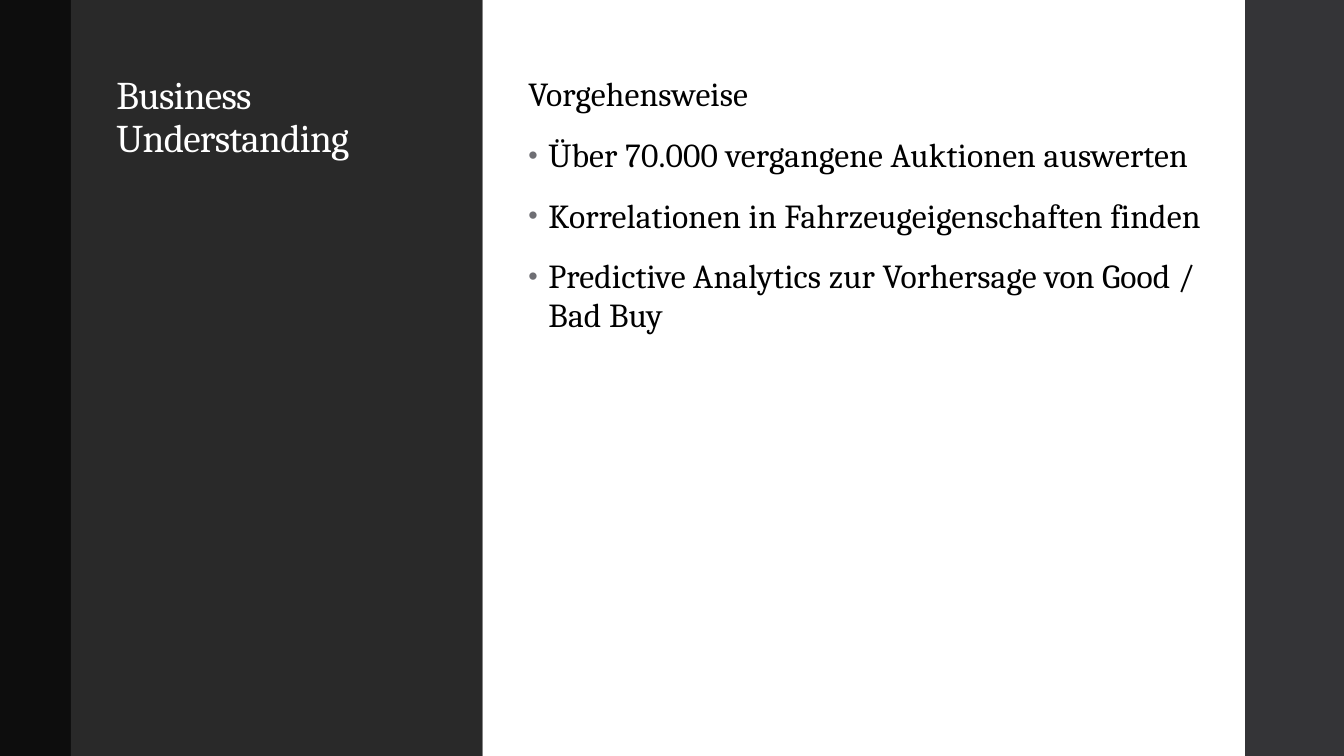
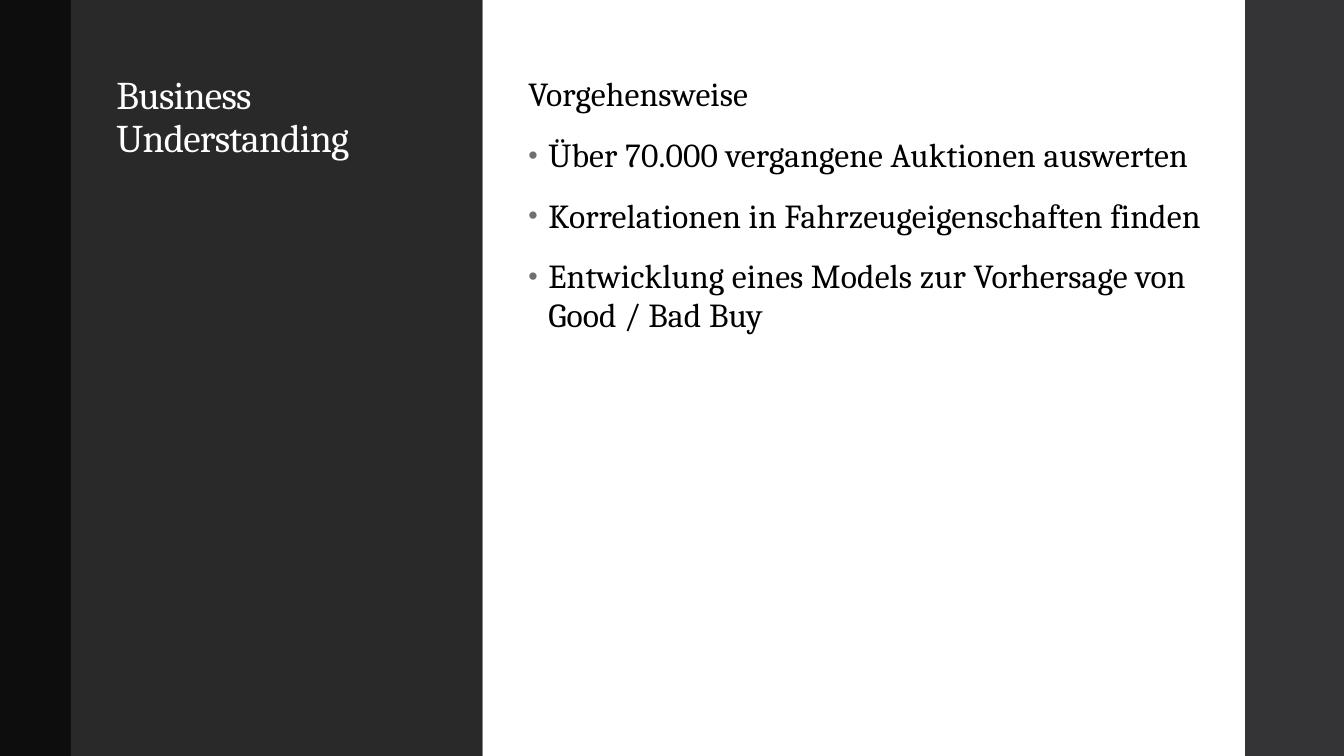
Before and after one commit to fab796/Studienarbeit, a slide deck: slide 4 of Don‘t Get Kicked.pptx. Drawn at 1344x756 pixels with LibreOffice and Linux fonts; fonts in the diff are those of the drawing. Boxes give left, top, right and bottom in pixels: in the first picture for what was removed or moved away, otherwise in the second. Text is boxed around its words. In the diff, an @@ line names an element or a change of style, - is before the commit and + after.

Commit message:
minor change

```diff
--- a/Don‘t Get Kicked.pptx
+++ b/Don‘t Get Kicked.pptx
@@ text at box(548, 264, 1185, 335): text changed @@
-• Predictive Analytics zur Vorhersage von Good / Bad Buy
+• Entwicklung eines Models zur Vorhersage von Good / Bad Buy
```
Also in this commit, not shown: 1 other slide changed, 2 slides added.
